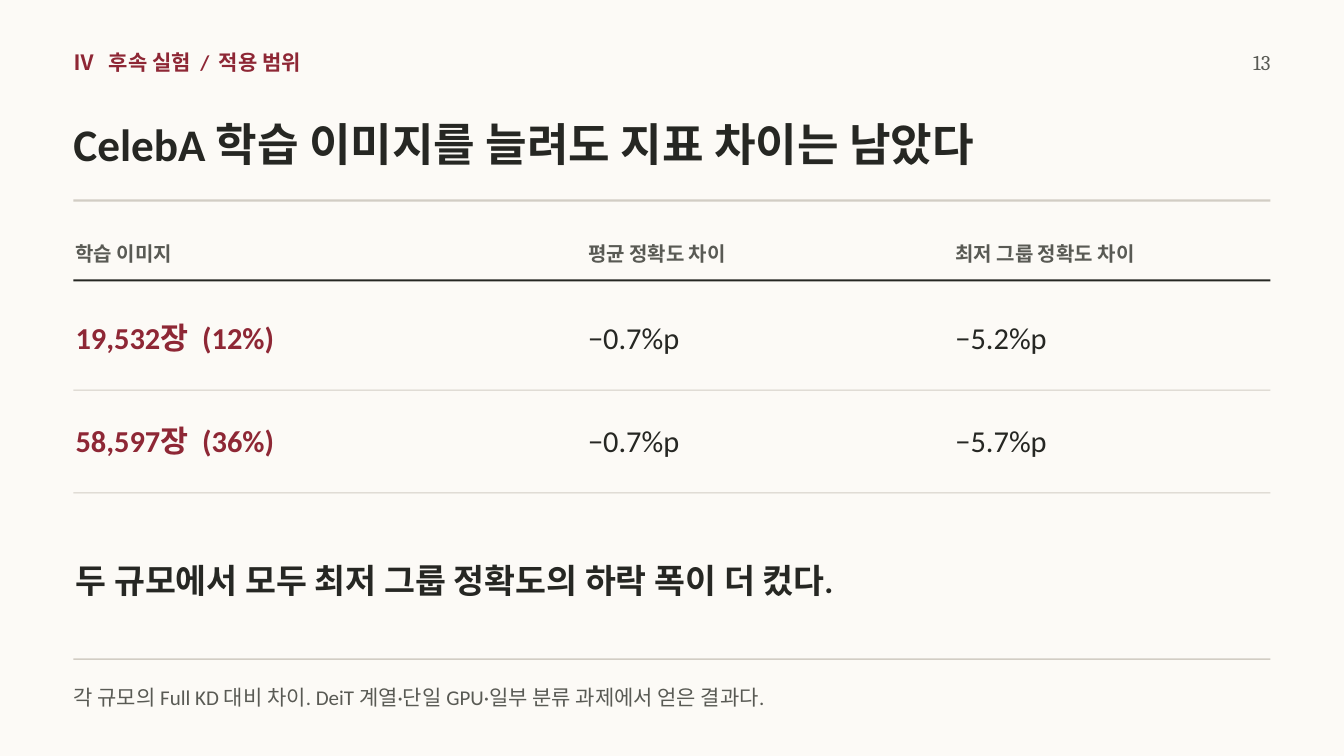
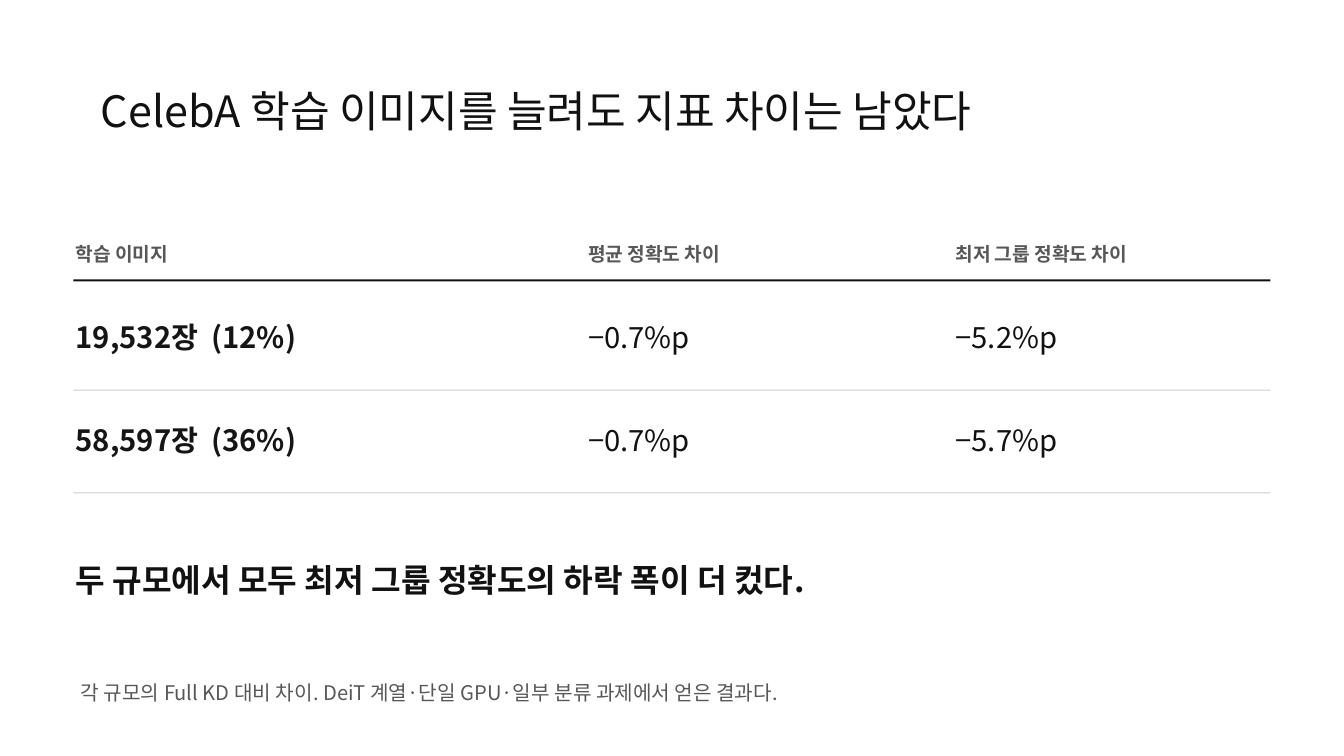
Before and after one commit to jeehoo0507/Efficient-KD-for-Vision, a slide deck: slide 17 of presentations/vision-kd-seminar/EKD-seminar.pptx (slide 13 before the commit). Drawn at 1344x756 pixels with LibreOffice and Linux fonts; fonts in the diff are those of the drawing. Boxes give left, top, right and bottom in pixels: in the first picture for what was removed or moved away, otherwise in the second. Text is boxed around its words. In the diff, an @@ line names an element or a change of style, - is before the commit and + after.

```diff
--- a/presentations/vision-kd-seminar/EKD-seminar.pptx
+++ b/presentations/vision-kd-seminar/EKD-seminar.pptx
@@ background #FCFAF6 to #FFFFFF @@
@@ text removed at box(73, 52, 301, 72) @@
-Ⅳ 후속 실험 / 적용 범위
@@ title "CelebA 학습 이미지를 늘려도 지표 ...": place and size @@
-title "CelebA 학습 이미지를 늘려도 지표 ..." at box(73, 123, 974, 165)
+title "CelebA 학습 이미지를 늘려도 지표 ..." at box(101, 91, 972, 131)
@@ title "CelebA 학습 이미지를 늘려도 지표 ..." at box(101, 91, 972, 131): size 32.2 to 30.8 pt, font Calibri to Noto Sans CJK KR, text colour #262723 to #111111, bold off; line spacing 1 to 0.9 @@
@@ text removed at box(1253, 56, 1270, 70) @@
-13
@@ rectangle removed at box(74, 200, 1271, 202) @@
@@ size 14.2 to 13.7 pt, font Calibri to Noto Sans CJK KR, text colour #595A54 to #575757 in 3 elements at box(76, 245, 168, 263), box(588, 245, 720, 263), box(955, 245, 1127, 263) @@
@@ rectangle at box(74, 279, 1271, 281): fill #262723 to #111111 @@
@@ text "19,532장 (12%)" at box(76, 323, 296, 354): size 21.8 to 20.9 pt, font Calibri to Noto Sans CJK KR, text colour #8E2735 to #151515 @@
@@ text "58,597장 (36%)" at box(76, 426, 296, 457): size 21.8 to 20.9 pt, font Calibri to Noto Sans CJK KR, text colour #8E2735 to #151515 @@
@@ size 21.8 to 20.9 pt, font Calibri to Noto Sans CJK KR, text colour #262723 to #111111 in 4 elements at box(588, 326, 690, 355), box(955, 326, 1057, 355), box(588, 429, 690, 458), box(955, 429, 1057, 458) @@
@@ text "두 규모에서 모두 최저 그룹 ..." at box(76, 564, 805, 595): size 24 to 23 pt, font Calibri to Noto Sans CJK KR, text colour #262723 to #111111 @@
@@ rectangle removed at box(74, 658, 1271, 660) @@
@@ text "각 규모의 Full KD 대비 ...": place and size @@
-text "각 규모의 Full KD 대비 ..." at box(73, 687, 764, 707)
+text "각 규모의 Full KD 대비 ..." at box(81, 683, 777, 702)
@@ text "각 규모의 Full KD 대비 ..." at box(81, 683, 777, 702): size 15 to 14.4 pt, font Calibri to Noto Sans CJK KR, text colour #595A54 to #575757 @@
```
Also in this commit, not shown: 12 other slides changed, 6 slides added, 1 slide removed, 22 other files.
